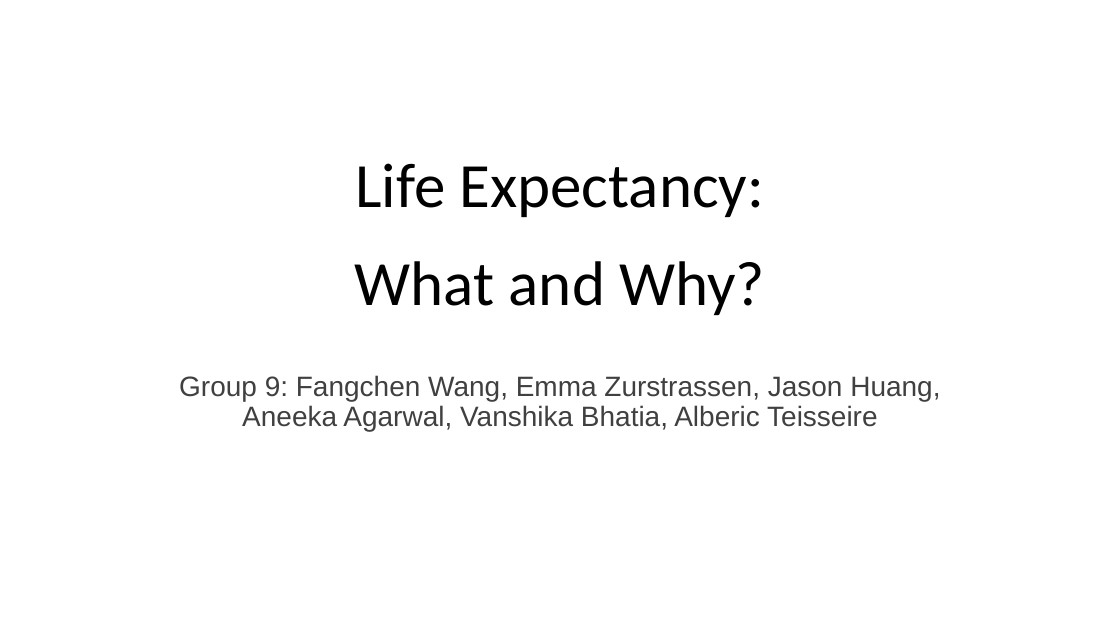
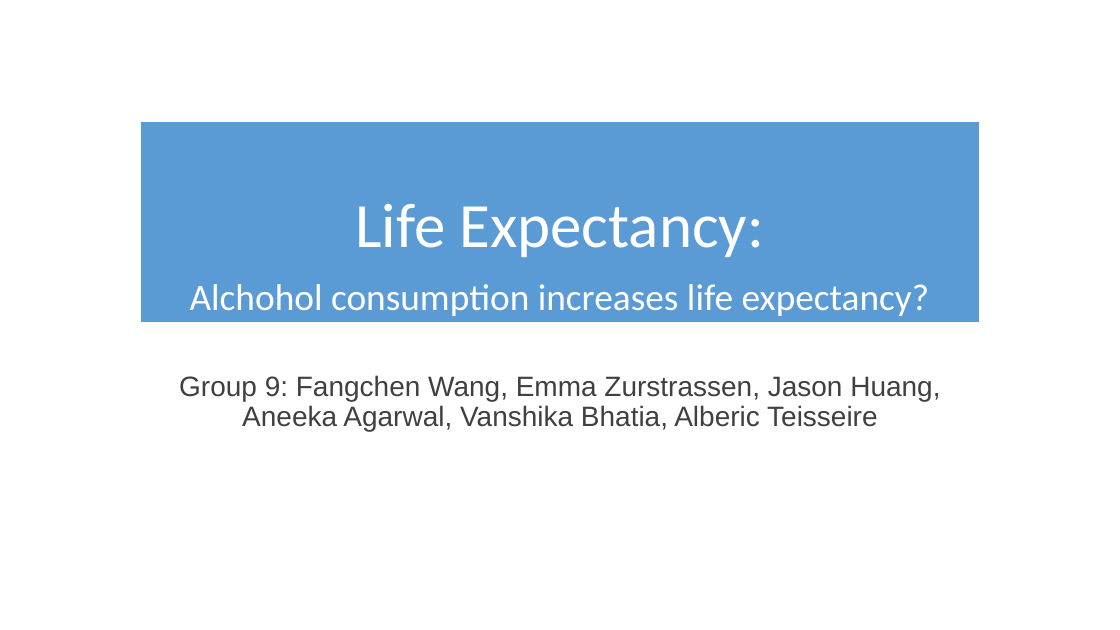
Before and after one commit to jas0nh/am10_group9_project, a slide deck: slide 1 of Life Expectancy Slides.pptx. Drawn at 1120x630 pixels with LibreOffice and Linux fonts; fonts in the diff are those of the drawing. Boxes give left, top, right and bottom in pixels: in the first picture for what was removed or moved away, otherwise in the second. Text is boxed around its words. In the diff, an @@ line names an element or a change of style, - is before the commit and + after.

```diff
--- a/Life Expectancy Slides.pptx
+++ b/Life Expectancy Slides.pptx
@@ title "Life Expectancy: Alchohol consumption increases ...": place and size @@
-title "Life Expectancy: Alchohol consumption increases ..." at (355,163,765,315)
+title "Life Expectancy: Alchohol consumption increases ..." at (140,122,981,323)
@@ title "Life Expectancy: Alchohol consumption increases ..." at (140,122,981,323): fill none to #5B9BD5; outline none to #FFFFFF 1.5 pt @@
@@ title at (190,203,930,316): text changed; size 54 to 32 pt; text colour #000000 to #FFFFFF @@
-Life Expectancy:
-What and Why?
+Life Expectancy:
+Alchohol consumption increases life expectancy?
```
Also in this commit, not shown: 1 other slide changed, 6 slides added, 4 slides removed.
